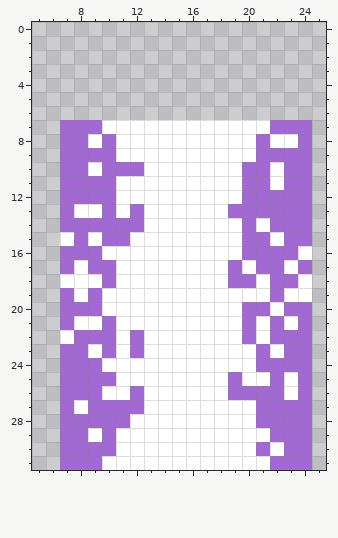
A pixel-art sprite gets an edit: textures/purpleSmokeTop.png. Above is the file before it was changed.
The file is 32x32 pixels. Shown: x 5..25, y 0..31.
Now the later version:
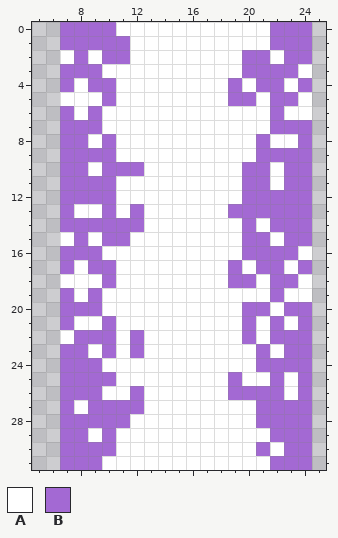
Palette (. is transparent): A #ffffff  B #a369d3
From old to new:
Changed rows in their new state; - is an unchanged pixel.
first column x 7:
 0 BBBBAAAAAAAAAAABBB
 1 BBBBBAAAAAAAAAABBB
 2 ABABBAAAAAAAABBABB
 3 BBBAAAAAAAAAABBBBA
 4 BABBAAAAAAAABABBAB
 5 AAABAAAAAAAABBABBA
 6 BABAAAAAAAAAAAABAA
Changed places in both pictures, as pixel boxes (x1, y1, x2, y2):
added: (60, 22, 312, 120)
